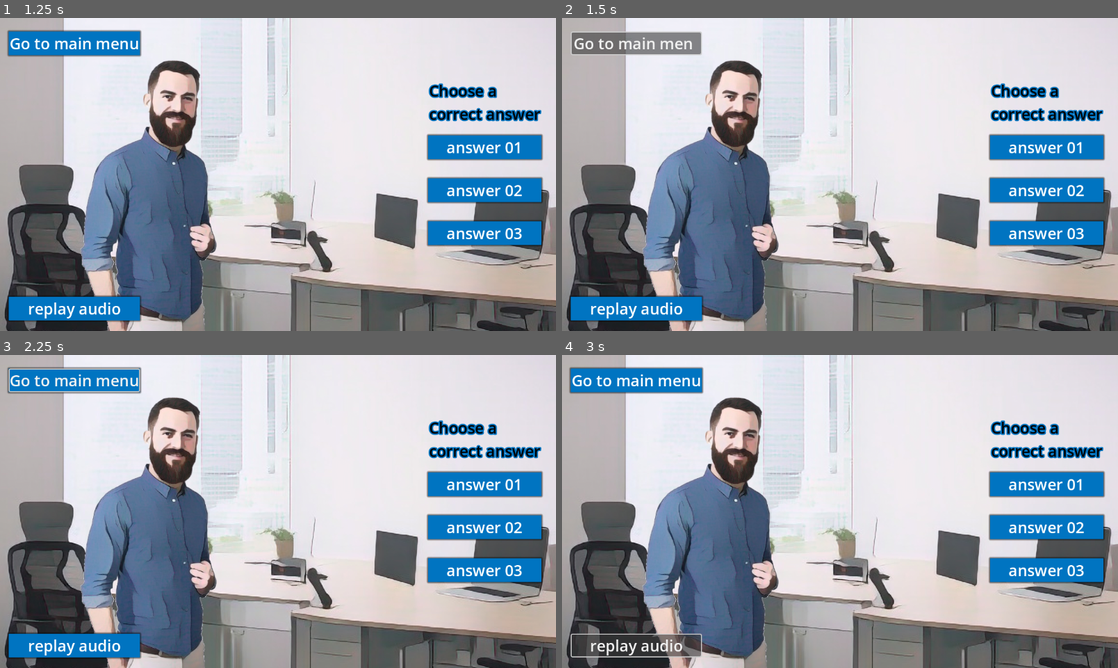
Above: before the commit, frames 1-4 (two rows, left to right).
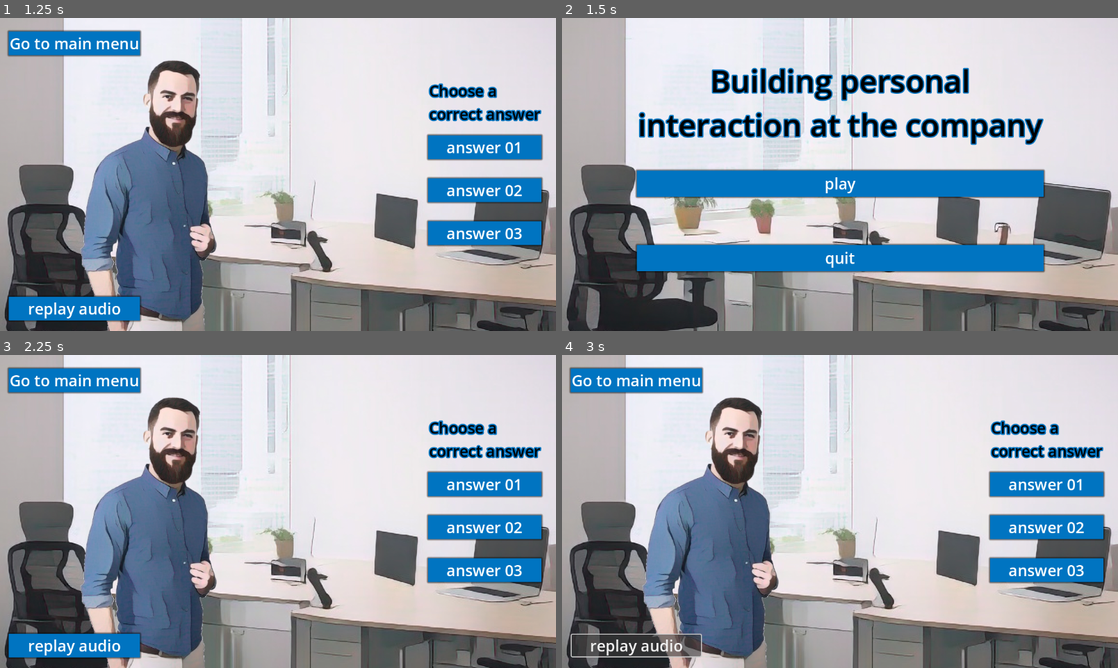
Above: after the commit, the same moments.

Repository: archibald-carrion/Conversational-english-serious-game
Game: Godot game, scene res://scenes/main_menu.tscn
Same seed, same stepped clock (60 frames per second), same inputs: the game is played once before the commit and once after it.
Inputs (mouse positions are in pixels of both pictures, inside the frame that each line leads up to):
- Up to frame 1 (1.25 s): click "play" at 0.5 s
- Up to frame 2 (1.5 s): click "Go to main menu" at 1.25 s
- Up to frame 3 (2.25 s): click (278, 520) at 2 s, where only the run after the commit has a clickable "play"
- Up to frame 4 (3 s): click "replay audio" at 2.75 s

Frame 1 is identical in both runs. In frame 2, 36% of the frame differs, in the area x 1-98%, y 4-100%; in frame 3, 0.2%; in frame 4, nothing differs.

Commit message:
add return to menu code to the button

Diff:
--- a/Conversational-english-serious-game/scenes/level_01.tscn
+++ b/Conversational-english-serious-game/scenes/level_01.tscn
@@ -141,3 +141,5 @@
 [node name="Button" type="Button" parent="left_side_buttons/HBoxContainer/VBoxContainer/magin_replay_button"]
 layout_mode = 2
 text = "replay audio"
+
+[connection signal="pressed" from="left_side_buttons/HBoxContainer/VBoxContainer/margin_goto_main_menu_button/Button" to="." method="_on_button_pressed"]
--- a/Conversational-english-serious-game/scripts/first_level.gd
+++ b/Conversational-english-serious-game/scripts/first_level.gd
@@ -45,3 +45,9 @@
 # on click of button two, check if correct button, in this case deisplay good message, else bad message
 
 # on click of button three, check if correct button, in this case deisplay good message, else bad message
+
+
+
+func _on_button_pressed():
+	get_tree().change_scene_to_file("res://scenes/main_menu.tscn")
+	pass # Replace with function body.
